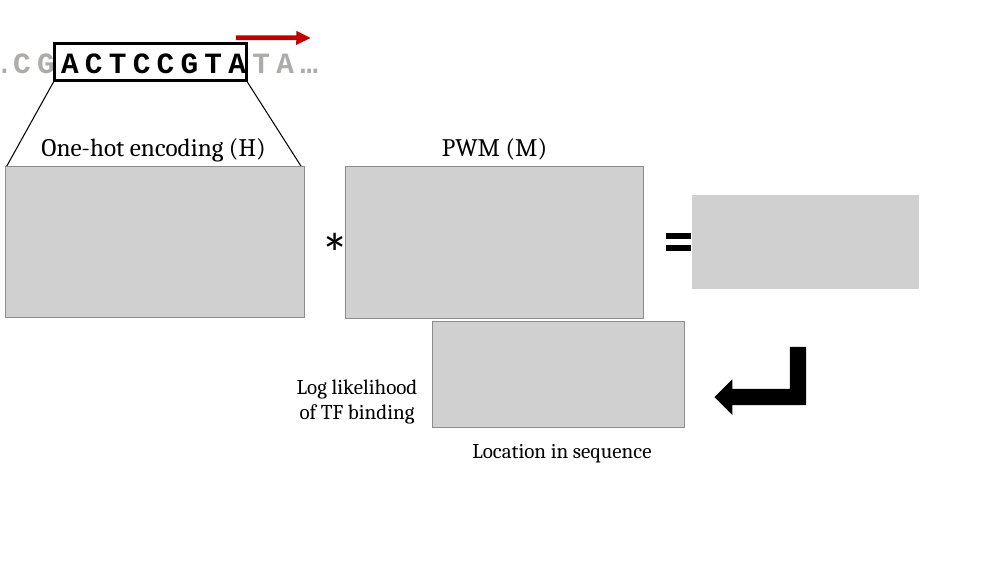
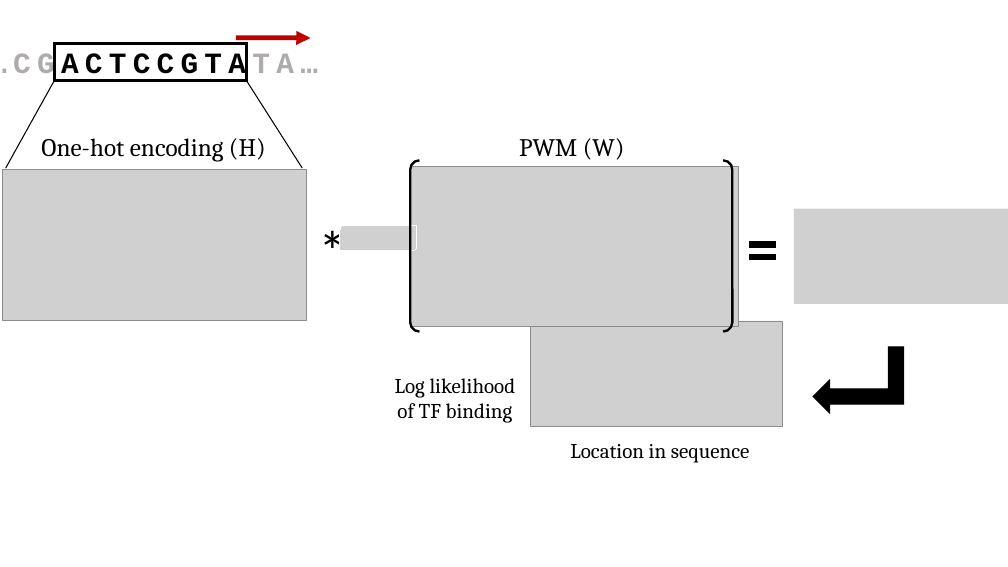
Before and after one commit to David-Taub/HOP-HMM, a slide deck: slide 5 of Help/Figures2.pptx. Drawn at 1008x567 pixels with LibreOffice and Linux fonts; fonts in the diff are those of the drawing; grey boxes stand for pictures. Boxes give left, top, right and bottom in pixels: in the first picture for what was removed or moved away, otherwise in the second. Text is boxed around its words. In the diff, an @@ line names an element or a change of style, - is before the commit and + after.

```diff
--- a/Help/Figures2.pptx
+++ b/Help/Figures2.pptx
@@ text at <box>519,138,625,160</box>: text changed @@
-PWM (M)
+PWM (W)
@@ picture: place and size @@
-picture at <box>345,167,644,318</box>
+picture at <box>411,166,739,326</box>
@@ bracket pair added at <box>411,160,733,332</box>, outline #000000 2.25 pt @@
@@ picture: place and size @@
-picture at <box>692,194,920,290</box>
+picture at <box>794,209,1008,304</box>
@@ round diag rect "*": place and size @@
-round diag rect "*" at <box>312,238,337,264</box>
+round diag rect "*" at <box>309,231,340,268</box>
@@ picture added at <box>340,225,417,251</box> @@
@@ math equal: place and size @@
-math equal at <box>662,233,699,253</box>
+math equal at <box>745,241,781,261</box>
@@ 2 texts, 1 picture, 1 bent up arrow: place and size @@
-2 texts, 1 picture, 1 bent up arrow at <box>297,321,806,463</box>
+2 texts, 1 picture, 1 bent up arrow at <box>395,321,904,463</box>
```
Also in this commit, not shown: 1 other slide changed, 23 other files.
